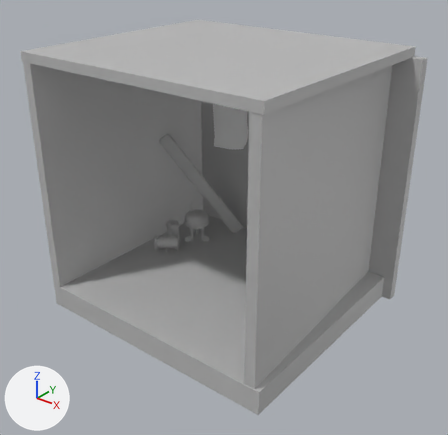
Before and after pictures for a commit that changed the FBX model Assets/_Model/AlterModels/Theatre_back/theatre_back.fbx.
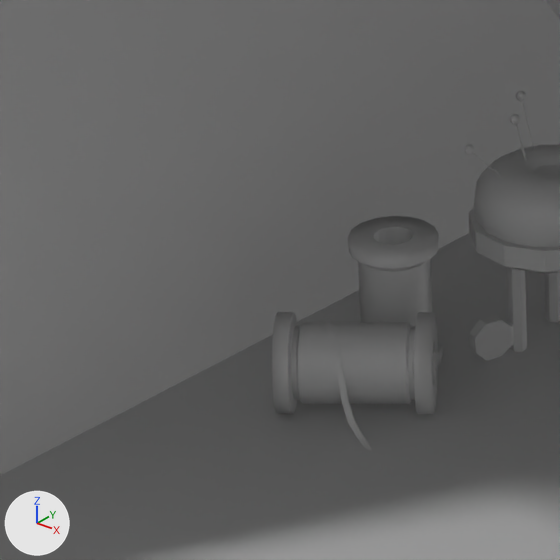
Old and new are each drawn whole from a camera (50 mm lens) standing at (0.376, -0.471, 0.373) and looking at (0.006, -0.009, 0.086) and again close up on the part from 25% to 44% of the width and 43% to 63% of the height. Arrows for +X, +Y and +Z are at lower left; the lights stay in place. Where no turn or scale is listed for an object, it has been applied to the vertices.

Objects in the first close-up: 'cord1', 'cord_2', 'pCube84', 'pCube85', 'pin_cushion'.
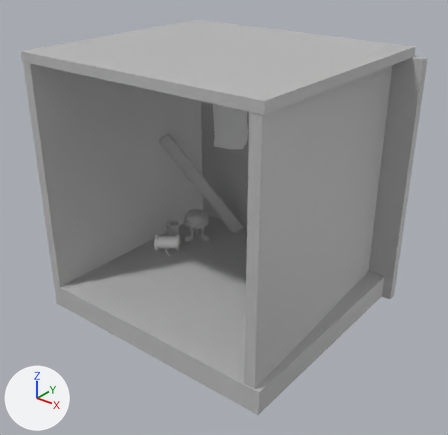
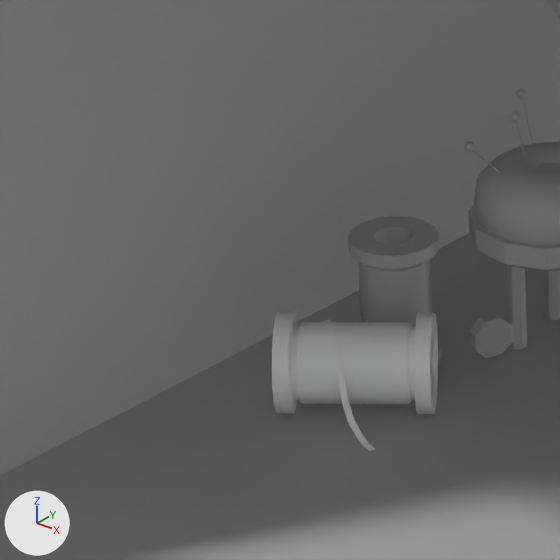
Commit message: add cord material

What the commit changed:
Material 'cord_mat' (mat_cord_mat) is new.
Its base color is (1.0, 1.0, 1.0) (white #ffffff).
Its roughness is 0.553.
me_mesh_006 has 314 vertices, 282 faces and spans x -0.0197..0.015, y -0.0136..0.0195, z -0.0094..0.0097.
me_mesh_006 no longer uses material mat_lambert1 (grey #bcbcbc).
me_mesh_006 now uses material mat_cord_mat (white #ffffff).
Object 'pin_cushion' (ob_pin_cushion) moves from (-0.0935, 0.0565, 0.0246) to (-0.0935, 0.0565, 0.0251).

Boxes [x1, y1, x2, y2] around the edits, measured in the close-ups (560 x 560 px):
'cord1', recoloured: [272, 312, 438, 451] in both
'pin_cushion', moved: before [464, 91, 560, 361]; after [464, 88, 560, 358]
